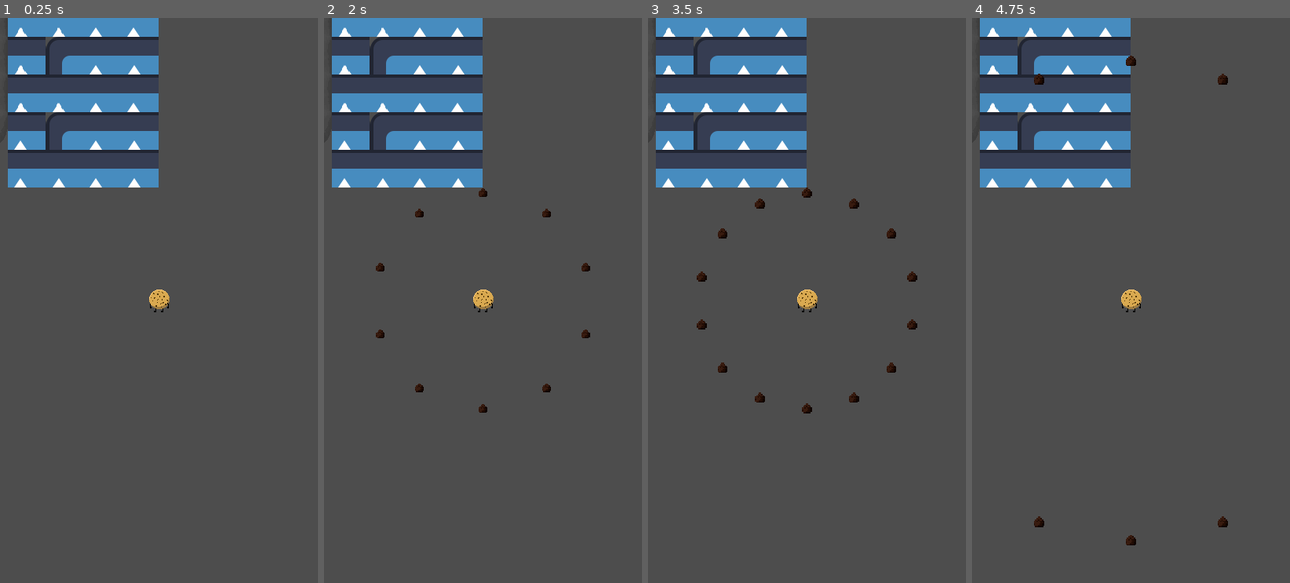
Above: before the commit, frames 1-4 (left to right).
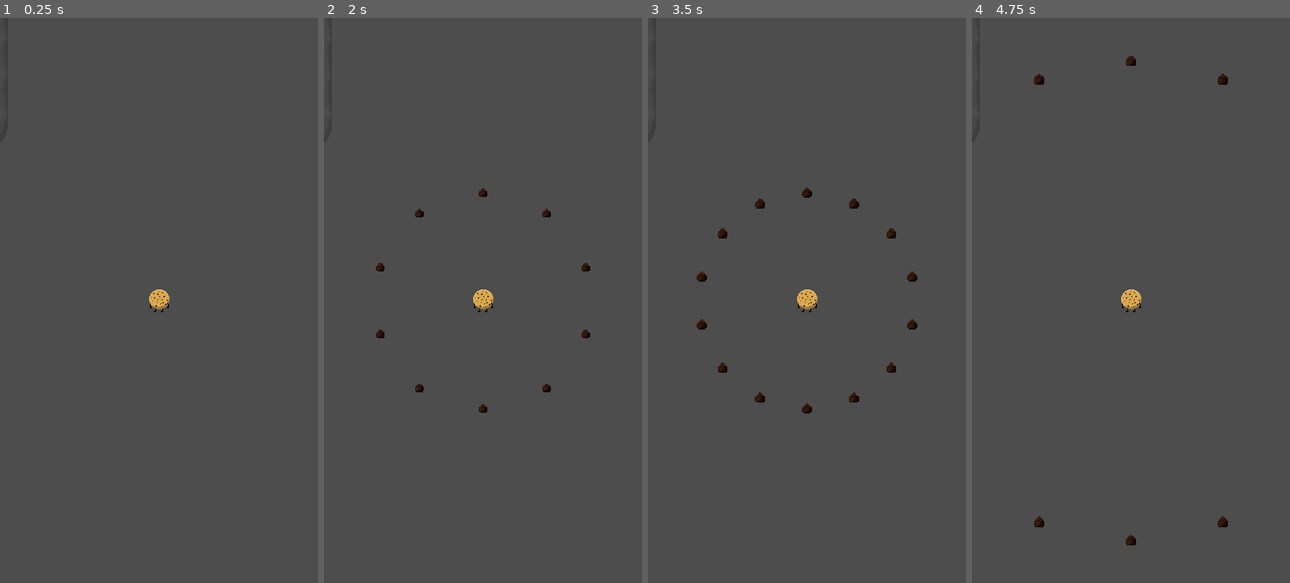
Above: after the commit, the same moments.

Repository: EightLimbed/Tasty-Terminator
Game: Godot game, scene res://Game/Game.tscn
The game is run twice, just before and just after one commit, with the same random seed, the same clock (stepped at 60 frames per second) and the same inputs. The engine's default icon, where the game draws it, is replaced by a stand-in: a white triangle on a blue panel in a dark square.
Inputs (mouse positions are in pixels of both pictures, inside the frame that each line leads up to):
- Up to frame 1 (0.25 s): no input
- Up to frame 2 (2 s): tap Enter (ui_accept) at 0.5, 0.77, 1.25, 1.52 s; move the mouse to (552, 272) at 0.52 s; hold Right (ui_right) 0.53-1.28 s; move the mouse to (419, 328) at 1.27 s; hold Down (ui_down) from 1.28 s (still down)
- Up to frame 3 (3.5 s): move the mouse to (838, 176) at 2.02 s; release Down (ui_down) at 2.03 s; hold Right (ui_right) 2.03-2.78 s; tap Enter (ui_accept) at 2.75, 3.02 s; move the mouse to (791, 413) at 2.77 s; hold Up (ui_up) from 2.78 s (still down)
- Up to frame 4 (4.75 s): move the mouse to (1226, 385) at 3.52 s; release Up (ui_up) at 3.53 s; hold Left (ui_left) from 3.53 s (still down); tap Enter (ui_accept) at 3.77, 4.52 s; move the mouse to (1035, 215) at 4.27 s

The runs differ from the first frame. In frame 1, 8.7% of the frame differs, in the area x 2-50%, y 0-30%; in frame 2, 8.7%; in frame 3, 8.7%; in frame 4, 8.7%.

Commit message:
broken autotiling started

Diff:
--- a/World/World.gd
+++ b/World/World.gd
@@ -3,6 +3,7 @@
 var profile : World
 
 var roads_cache : Array = []
+var building_cache : Array = []
 
 var random = RandomNumberGenerator.new()
 var noise = FastNoiseLite.new()
@@ -52,7 +53,7 @@
 						roads_cache.remove_at(0)
 #buildings
 func generate_buildings(pos : Vector2i, size : Vector2i):
-
+	var cache_size = size.x*size.y*1.1
 	buildings.clear()
 	for x in size.x:
 		for y in size.y:
@@ -68,7 +69,7 @@
 			var build_size = Vector2i(sx,sy)
 			if not roads_cache.has(updated_pos):
 
-					if roads_cache.has(updated_pos +directions[0]*2) or roads_cache.has(updated_pos +directions[1]*2) or roads_cache.has(updated_pos +directions[2]*2)or roads_cache.has(updated_pos +directions[3]*2):
+					if roads_cache.has(updated_pos +directions[0]) or roads_cache.has(updated_pos +directions[1]) or roads_cache.has(updated_pos +directions[2])or roads_cache.has(updated_pos +directions[3]):
 						if random.randi_range(0,10) ==0:
 
 							for i in build_size.x:
@@ -81,6 +82,7 @@
 									if cx> build_size.x/2:
 										cx -= build_size.x/2
 										cx*= -1
+
 									'''for d in directions.size():
 										if roads_cache.has(updated_pos +directions[d]):
 											if d <= 1:
@@ -88,5 +90,17 @@
 											if d >=2:
 												cy = j* -directions[d].y '''
 									if not roads_cache.has(updated_pos + Vector2i(cx , cy)):
-										buildings.set_cell(updated_pos + (Vector2i(cx,cy)), 0, Vector2i(1,0))
-							buildings.set_cell(updated_pos, 0, Vector2i(0,0))
+										var atlas = Vector2i(1,1)
+										if not building_cache.has(updated_pos+Vector2i(1,0)+Vector2i(cx,cy)):
+											atlas.x =2
+										if not building_cache.has(updated_pos+Vector2i(0,1)+Vector2i(cx,cy)):
+											atlas.y = 2
+										if not building_cache.has(updated_pos+Vector2i(-1,0)+Vector2i(cx,cy)):
+											atlas.x = 0
+										if not building_cache.has(updated_pos+Vector2i(0,-1)+Vector2i(cx,cy)):
+											atlas.y = 0
+										buildings.set_cell(updated_pos+Vector2i(cx,cy), 0, atlas)
+										if not building_cache.has(updated_pos):
+											building_cache.append(updated_pos)
+											if building_cache.size() > cache_size:
+												roads_cache.remove_at(0)
--- a/World/World.tscn
+++ b/World/World.tscn
@@ -2,7 +2,7 @@
 
 [ext_resource type="Script" path="res://World/World.gd" id="1_tvg2w"]
 [ext_resource type="Texture2D" uid="uid://3ihluxn5xw5i" path="res://World/NewYorkRoad.png" id="2_vbeli"]
-[ext_resource type="Texture2D" uid="uid://bjap543fvscix" path="res://icon.svg" id="3_or72b"]
+[ext_resource type="Texture2D" uid="uid://b31oc5ls20ev" path="res://World/house.png" id="3_h8d8g"]
 
 [sub_resource type="TileSetAtlasSource" id="TileSetAtlasSource_buiqc"]
 texture = ExtResource("2_vbeli")
@@ -21,15 +21,22 @@
 tile_size = Vector2i(48, 48)
 sources/0 = SubResource("TileSetAtlasSource_buiqc")
 
-[sub_resource type="TileSetAtlasSource" id="TileSetAtlasSource_yd3kx"]
-texture = ExtResource("3_or72b")
+[sub_resource type="TileSetAtlasSource" id="TileSetAtlasSource_q1rqm"]
+texture = ExtResource("3_h8d8g")
 texture_region_size = Vector2i(48, 48)
 0:0/0 = 0
 1:0/0 = 0
+2:0/0 = 0
+0:1/0 = 0
+1:1/0 = 0
+2:1/0 = 0
+0:2/0 = 0
+1:2/0 = 0
+2:2/0 = 0
 
 [sub_resource type="TileSet" id="TileSet_nrngr"]
 tile_size = Vector2i(48, 48)
-sources/0 = SubResource("TileSetAtlasSource_yd3kx")
+sources/0 = SubResource("TileSetAtlasSource_q1rqm")
 
 [node name="World" type="Node2D"]
 texture_filter = 1
Binary file added: World/house.png
Not shown, added: World/house.png.import
